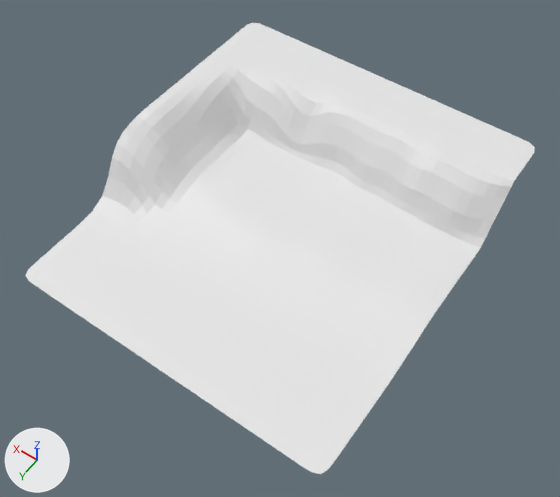
One commit to the OBJ model resources/beach2.obj: the scene before it, then after it.
The view is the same before and after, from a 50 mm camera at (-81.7, 120.0, 170.5) aimed at (-4.1, 11.5, -0.1). Lighting does not change. The marker at lower left points along +X, +Y and +Z. Where no turn or scale is listed for an object, it has been applied to the vertices.

The first picture shows 'cliff_Grid'.
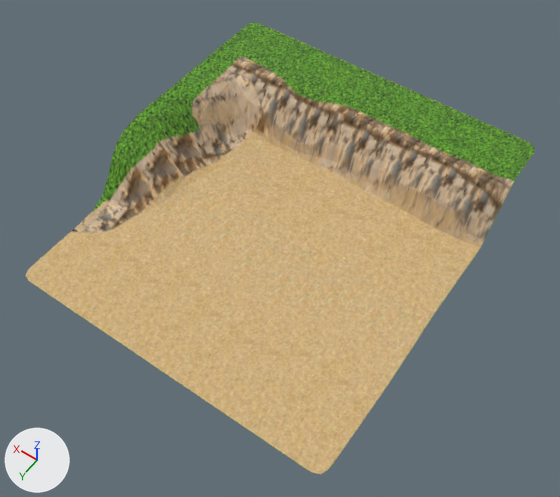
The newer file is also turned or shifted as a whole; pictures and numbers use the older file's frame.

Pixel boxes (x1, y1, x2, y2) of what changed, in the pictures (560 x 497 px):
'cliff_Grid', surface changed (white to brown)
    both: (26, 23, 535, 474)

The change, as a list of edits to the scene's bpy script:
```text
Add img_beach2_png:
    img_beach2_png = load_image('beach2.png', 'beach2.png', 256, 256, 'sRGB')
Change mat_material:
    remove mat_material.base_color = (0.8, 0.8, 0.8)  # white #e7e7e7
    add mat_material.texture = img_beach2_png
    mat_material.roughness: 0.526 -> 0.0513
```
